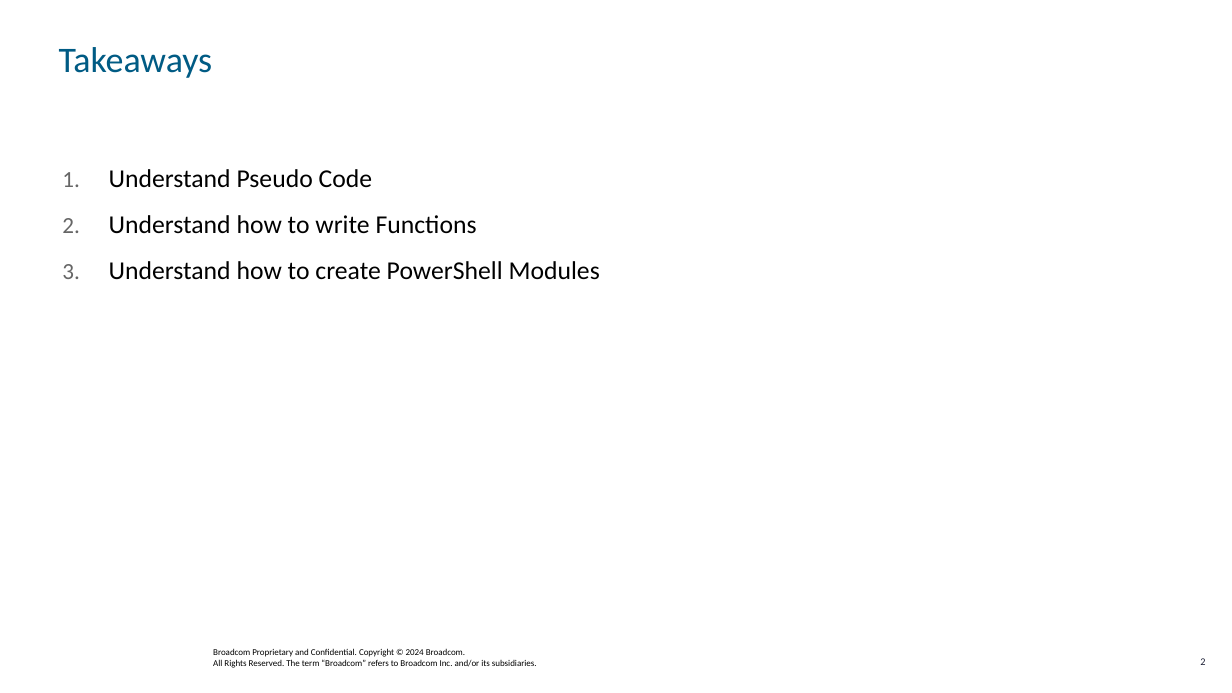
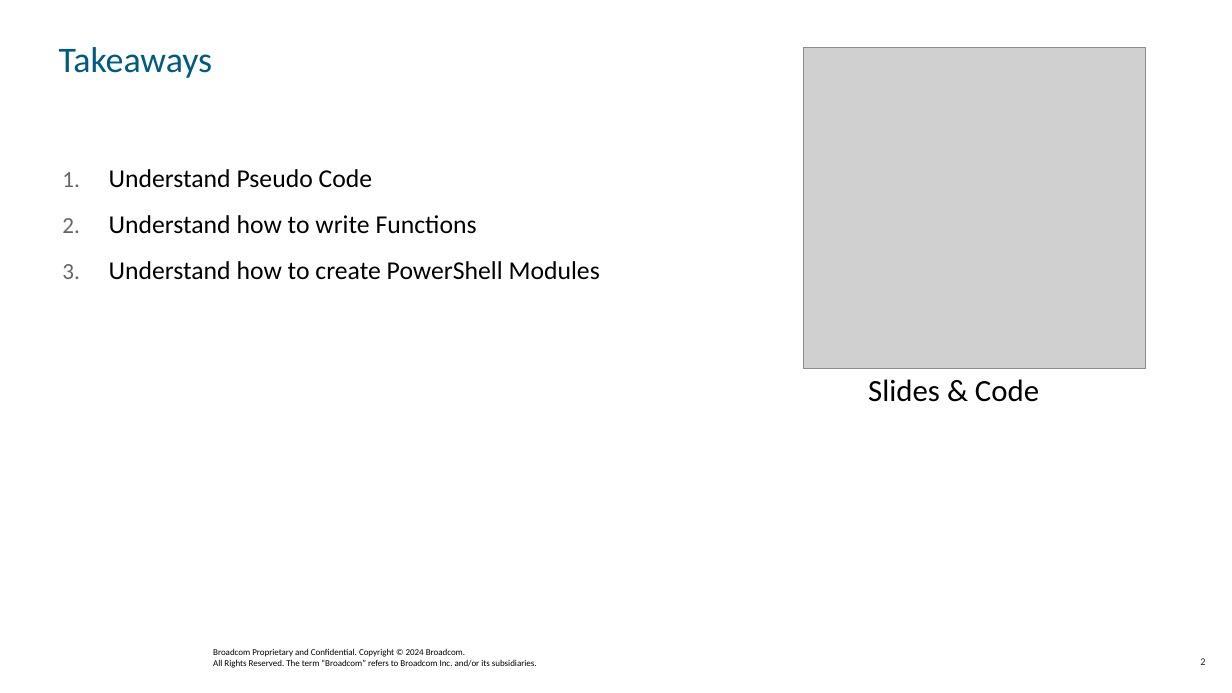
Before and after one commit to jpsider/Invoke-Automation, a slide deck: slide 2 of Powercli/VMwareExplore_2024/PowerCLI_301/CODE1745LV - PowerCLI 301 - Functions Upon Functions.pptx. Drawn at 1232x693 pixels with LibreOffice and Linux fonts; fonts in the diff are those of the drawing; grey boxes stand for pictures; background and template pictures are left out. Boxes give left, top, right and bottom in pixels: in the first picture for what was removed or moved away, otherwise in the second. Text is boxed around its words. In the diff, an @@ line names an element or a change of style, - is before the commit and + after.

```diff
--- a/Powercli/VMwareExplore_2024/PowerCLI_301/CODE1745LV - PowerCLI 301 - Functions Upon Functions.pptx
+++ b/Powercli/VMwareExplore_2024/PowerCLI_301/CODE1745LV - PowerCLI 301 - Functions Upon Functions.pptx
@@ picture added at bbox=[803, 48, 1146, 369] @@
@@ text added at bbox=[868, 379, 1039, 402], 24 pt, text #000000 @@
+Slides & Code
```
Also in this commit, not shown: 1 other slide changed, 2 other files.
